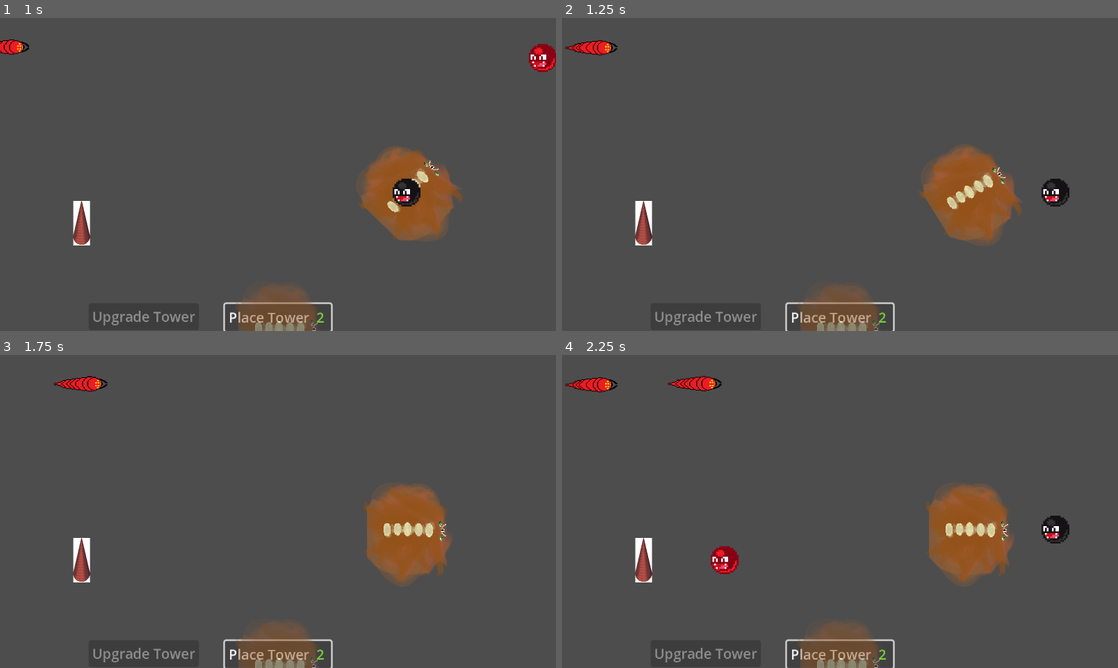
Above: before the commit, frames 1-4 (two rows, left to right).
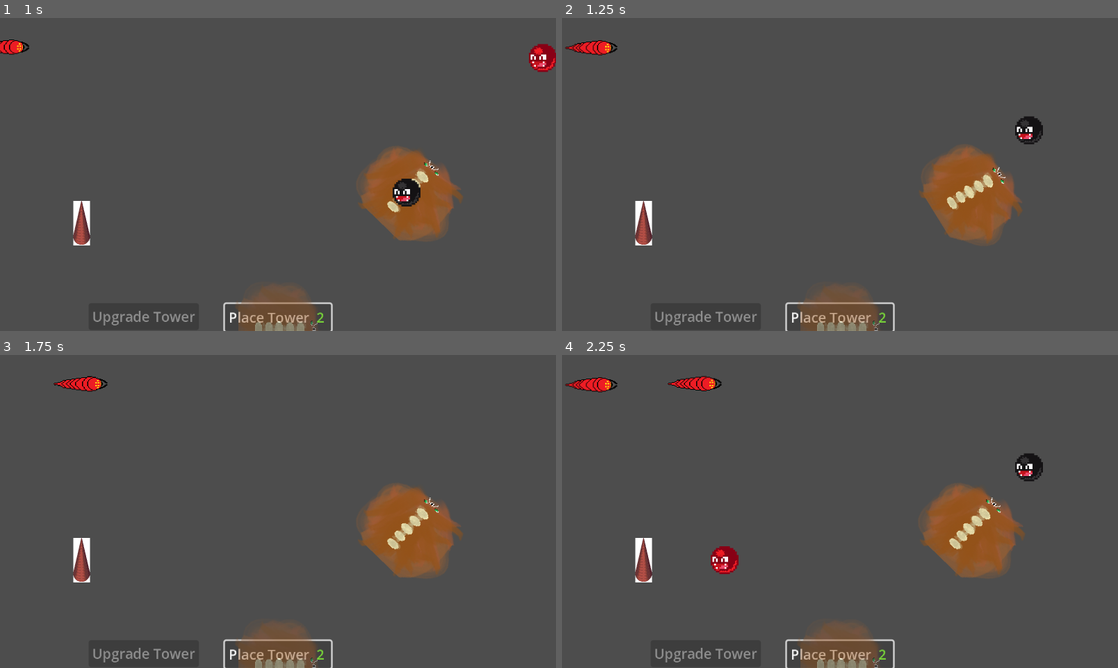
Above: after the commit, the same moments.

Repository: Moonlock/jameGam
Game: Godot game, scene res://thing_jam.tscn
The game is run twice, just before and just after one commit, with the same random seed, the same clock (stepped at 60 frames per second) and the same inputs.
Inputs:
- Up to frame 1 (1 s): click "Place Tower" at 0.5 s
- Up to frame 2 (1.25 s): no input
- Up to frame 3 (1.75 s): click "Place Tower" at 1.25 s
- Up to frame 4 (2.25 s): click "Place Tower" at 2 s

Frame 1 is identical in both runs. In frame 2, 0.7% of the frame differs, in the area x 81-92%, y 31-61%; in frame 3, 1.3%; in frame 4, 2.0%, in the area x 64-92%, y 31-74%.

Commit message:
Towers shoot at bugs

Diff:
--- a/Towers/monster_tower.gd
+++ b/Towers/monster_tower.gd
@@ -6,6 +6,7 @@
 
 func _on_fire_rate_timer_timeout() -> void:
 	var bullet_instance = bullet.instantiate()
+	bullet_instance.set_direction($Monster.rotation)
 	add_child(bullet_instance)
 
 
--- a/bullet.gd
+++ b/bullet.gd
@@ -2,12 +2,16 @@
 
 @export var _damage = 5
 @export var _speed = 400
+var _direction = Vector2.RIGHT
 
 func damage():
 	return _damage
+
+func set_direction(rotation):
+	_direction = Vector2.RIGHT.rotated(rotation)
 
 func handleHit():
 	queue_free()
 
 func _physics_process(delta):
-	position += Vector2.RIGHT * delta  * _speed
+	position += _direction * delta  * _speed
--- a/fire_tower.gd
+++ b/fire_tower.gd
@@ -5,6 +5,7 @@
 
 func _on_fire_rate_timer_timeout() -> void:
 	var bullet_instance = bullet.instantiate()
+	bullet_instance.set_direction($Sprite2D.rotation)
 	add_child(bullet_instance)
 
 
Not shown: 1 places in bullet.tscn that only renumber resources
Not shown: 1 places in fire_bullet.tscn that only renumber resources
Not shown: 1 places in fire_tower.tscn that only renumber resources
